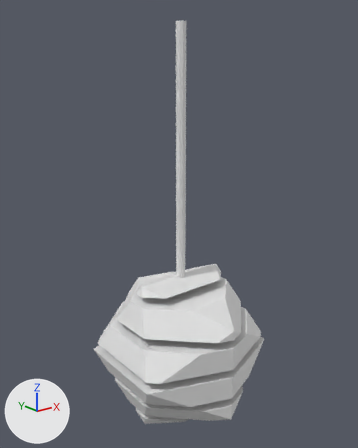
Two versions of the OBJ model Assets/Models/Bottom Shoulder/Public-Photo_0005.obj, one commit apart.
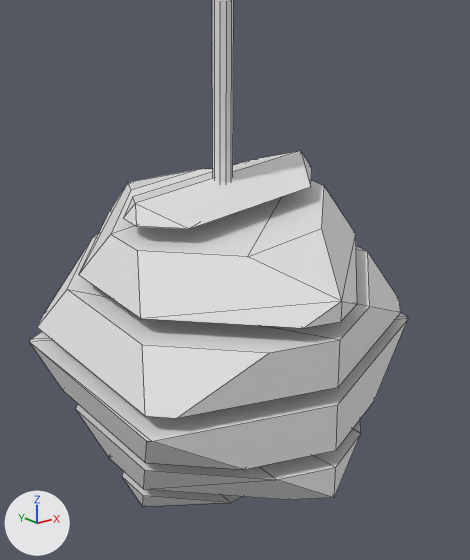
There are two pictures of each version: one whole from a 50 mm camera at (-513.0, -636.0, 271.0) aimed at (4.0, 10.0, 13.0), one close up on the part from 22% to 82% of the width and 44% to 100% of the height. Lighting does not change. The marker at lower left points along +X, +Y and +Z. The close-ups show mesh edges as thin lines. Where no turn or scale is listed for an object, it has been applied to the vertices. Vertices at the same position are counted once.

Before the edit, the objects in view are built like this:
```python
me_public_photo_0005 = bpy.data.meshes.new('Public-Photo_0005')
me_public_photo_0005.from_pydata(...)  # 122 vertices, 137 faces; spans x -136.0..136.0, y -137.0..137.0, z -353.0..340.0
ob_public_photo_0005 = bpy.data.objects.new('Public-Photo_0005', me_public_photo_0005)
ob_public_photo_0005.location = (0.0, 0.0, 0.0)
```
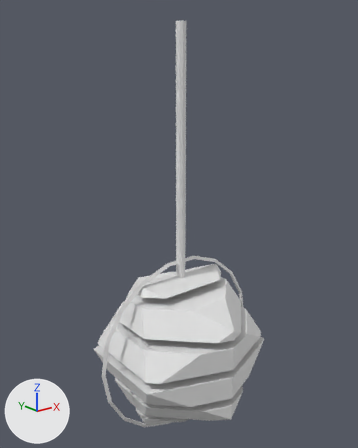
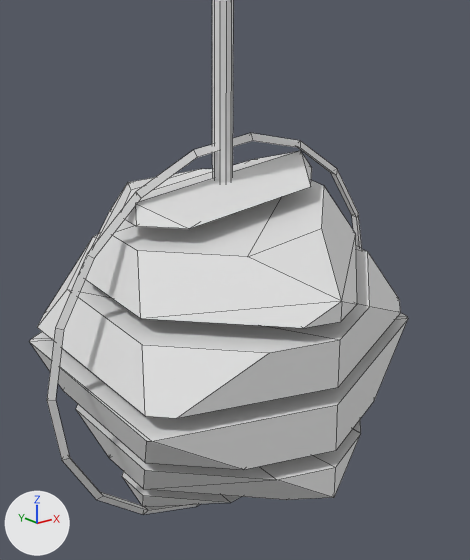
The newer file is also rescaled (x0.001) as a whole; pictures and numbers use the older file's frame.

Boxes (x1, y1, x2, y2) around the edits, measured in the close-ups (470 x 560 px):
'Public-Photo_0005', reshaped: before (30, 0, 408, 506); after (30, 0, 408, 514)
part 1 of me_public_photo_0005, added: after (47, 133, 362, 514)

What changed in the scene script:
```text
Change me_public_photo_0005:
    used by ob_public_photo_0005; location = (0.0, 0.0, 0.0)
    remove me_public_photo_0005.from_pydata(...)  # 122 vertices, 137 faces; spans x -136.0..136.0, y -137.0..137.0, z -353.0..340.0
    add me_public_photo_0005.from_pydata(...)  # 176 vertices, 191 faces; spans x -168.0..168.0, y -137.0..137.0, z -381.0..340.0
    me_public_photo_0005 part 1: a new loose piece of 54 vertices spanning x -168.0..168.0, y -3.0..3.0, z -381.0..-49.0
```
